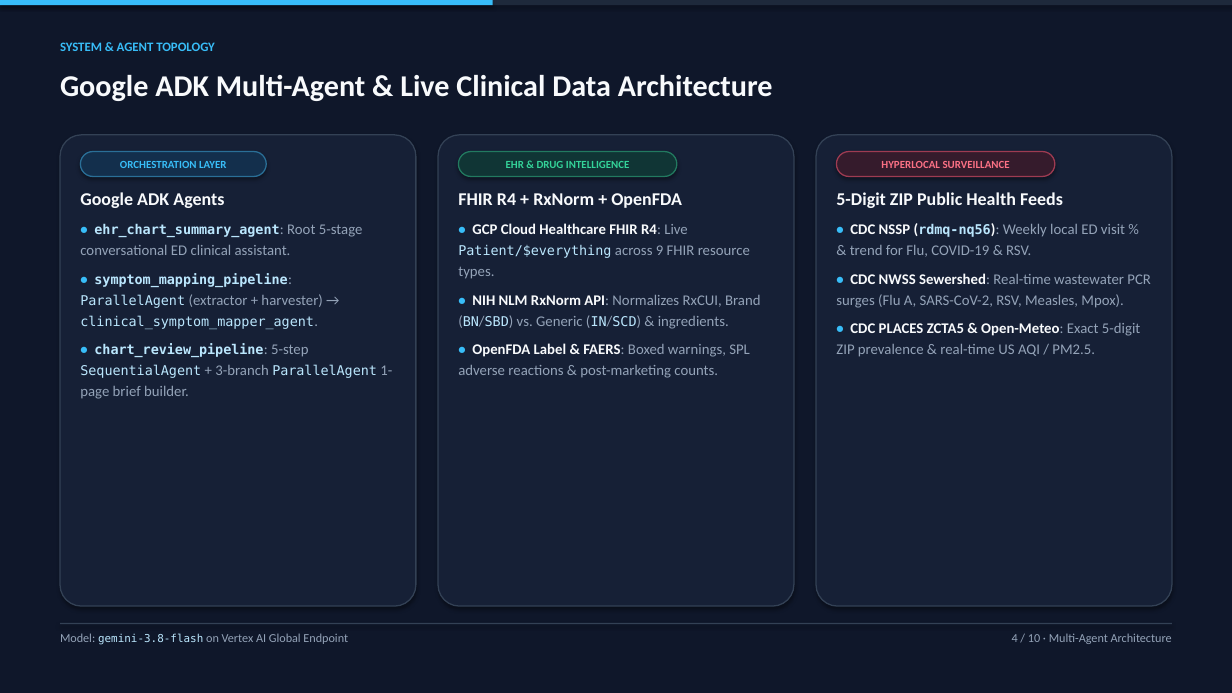
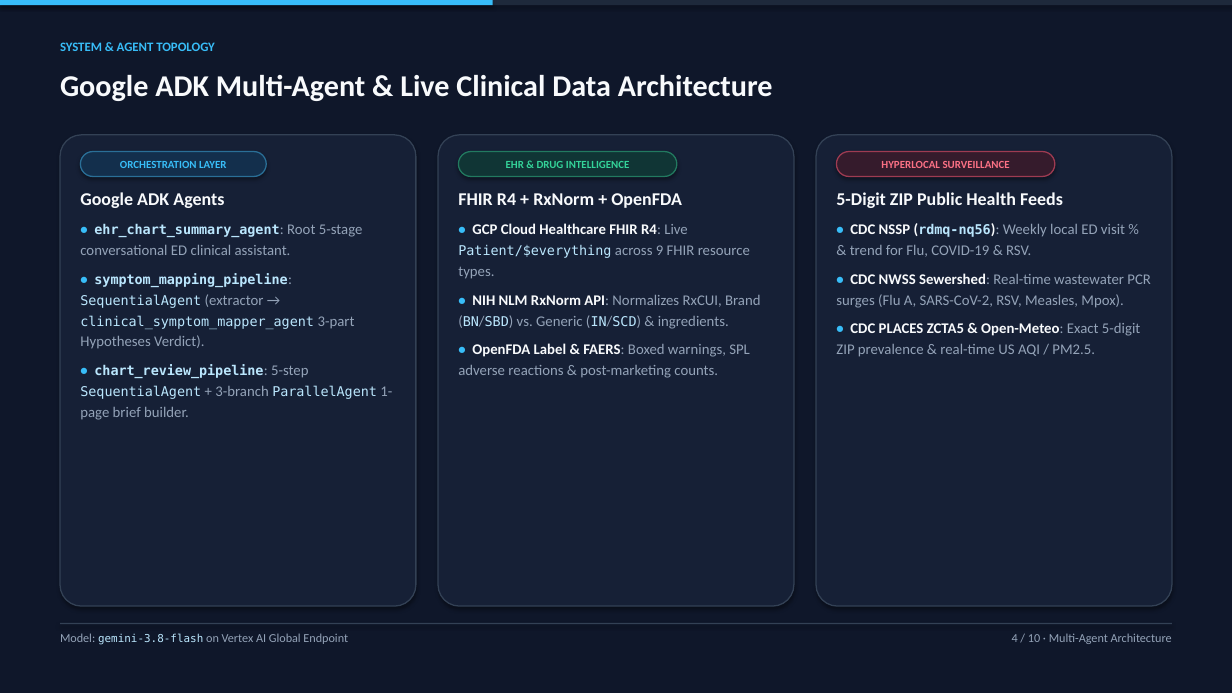
Before and after one commit to Sivaram0606/AI-PhysicianSupport, a slide deck: slide 4 of DEMO_SLIDES.pptx. Drawn at 1232x693 pixels with LibreOffice and Linux fonts; fonts in the diff are those of the drawing. Boxes give left, top, right and bottom in pixels: in the first picture for what was removed or moved away, otherwise in the second. Text is boxed around its words. In the diff, an @@ line names an element or a change of style, - is before the commit and + after.

Commit message:
Update PPTX decks, HTML slides, docs, and 4-min narrated demo video for Competing Hypotheses Scorecard UI

```diff
--- a/DEMO_SLIDES.pptx
+++ b/DEMO_SLIDES.pptx
@@ text at (80,273,355,349): text changed @@
-• symptom_mapping_pipeline: ParallelAgent (extractor + harvester) → clinical_symptom_mapper_agent.
+• symptom_mapping_pipeline: SequentialAgent (extractor → clinical_symptom_mapper_agent 3-part Hypotheses Verdict).
```
Also in this commit, not shown: 6 other slides changed, 6 other files.
